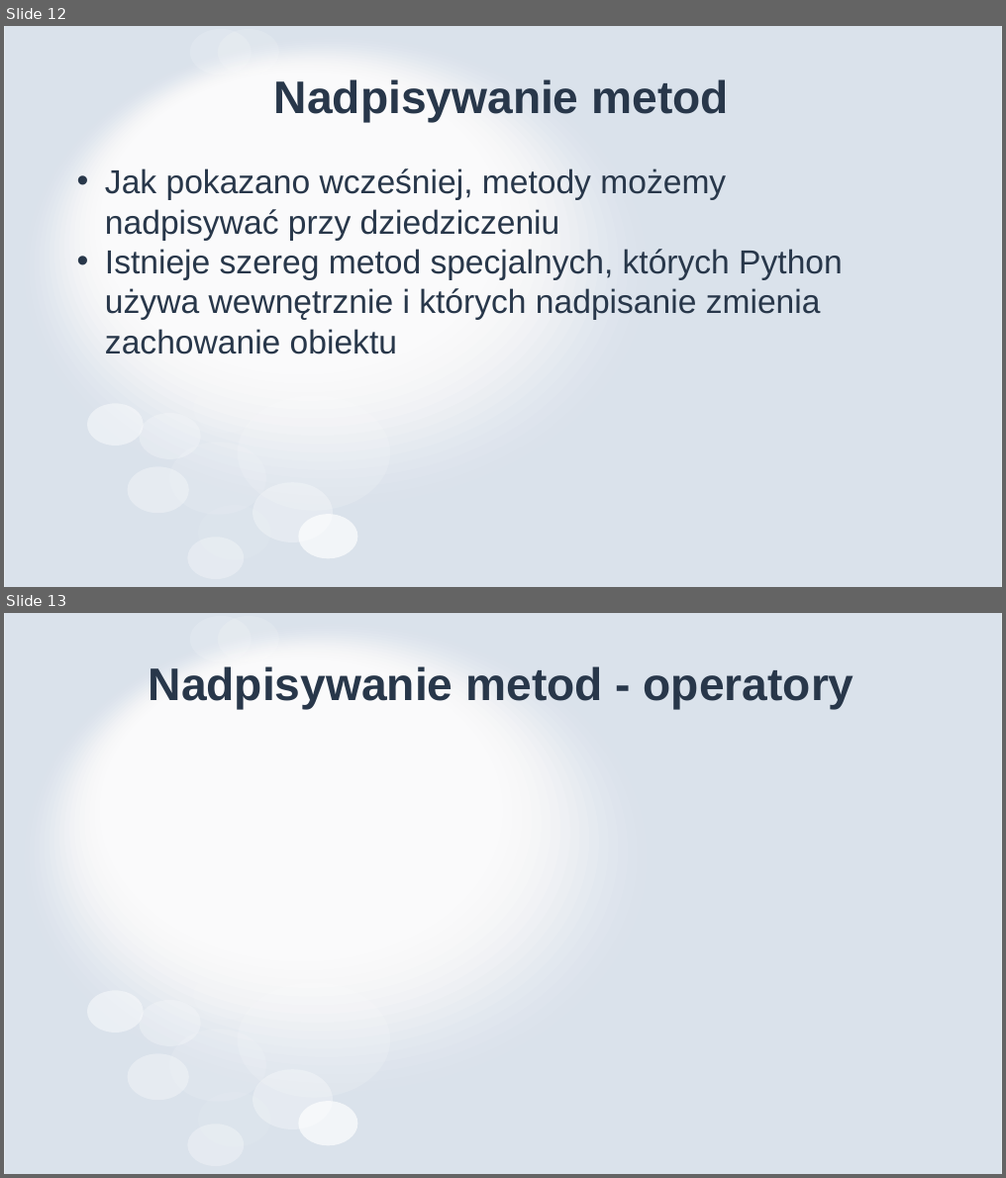
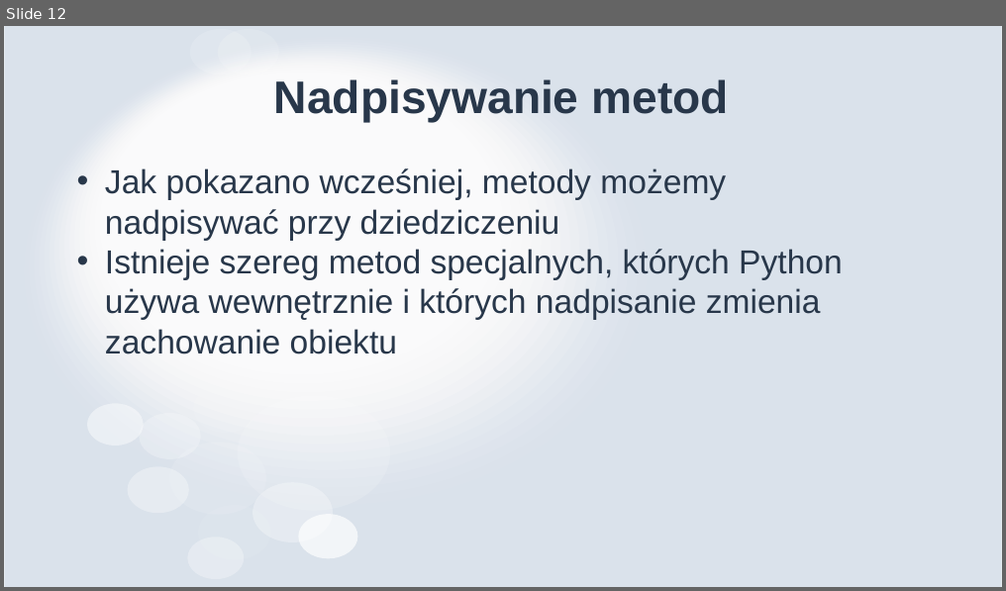
Before and after one commit to MikoStoro/ETI_Academy_python, a slide deck: Objects/Objects.pptx. Shown one above the other, each under a label of ours: slides 12 and 13 before the commit, slide 12 after it. The pictures are 1006x1178 and 1006x591 pixels, drawn with LibreOffice and Linux fonts; fonts in the diff are those of the drawing. Boxes give left, top, right and bottom in pixels: in the first picture for what was removed or moved away, otherwise in the second. Text is boxed around its words. In the diff, an @@ line names an element or a change of style, - is before the commit and + after.

```diff
--- a/Objects/Objects.pptx
+++ b/Objects/Objects.pptx
@@ slide 13 removed at [4,613,1002,1174], background #FFFFFF; not listed: 31 template elements that a slide beside it also shows @@
@@ title removed at [149,666,854,710] @@
-Nadpisywanie metod - operatory
```
Also in this commit, not shown: 1 slide changed, 4 slides added, 5 other files.
